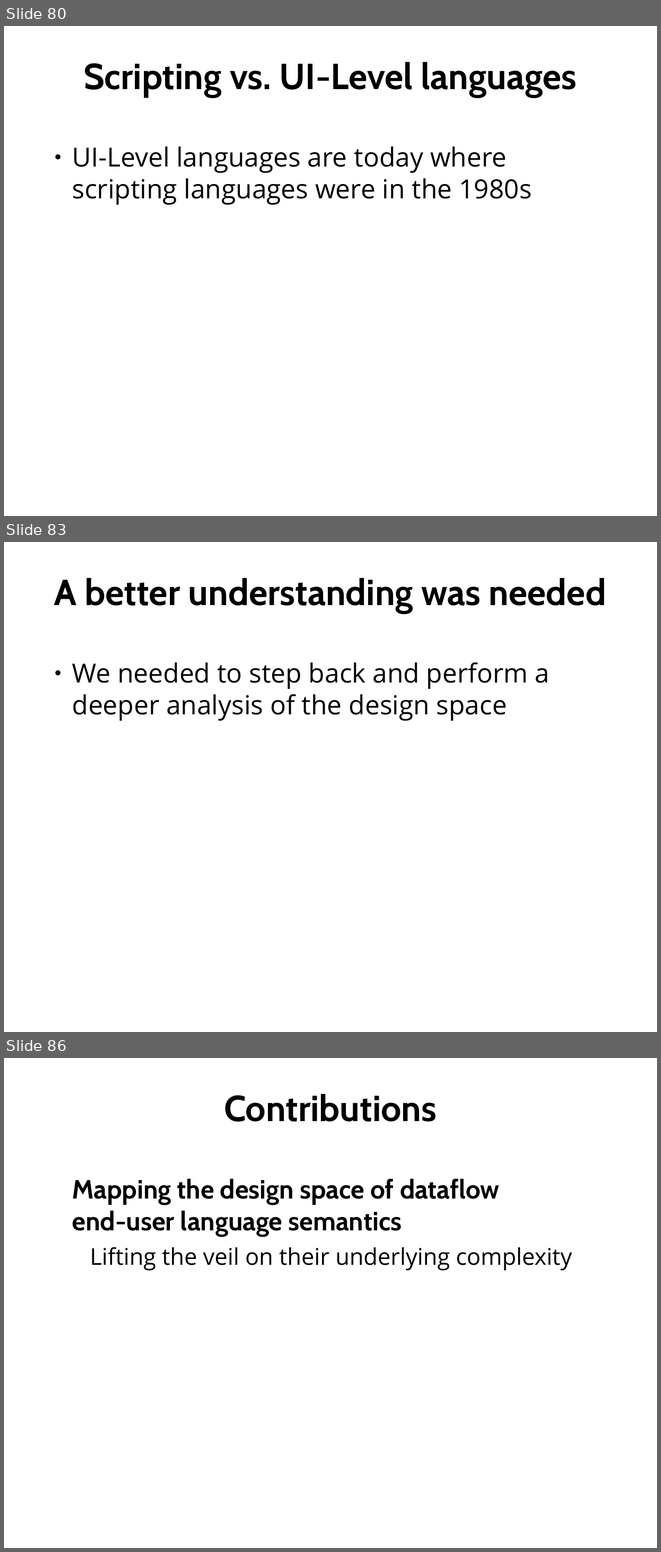
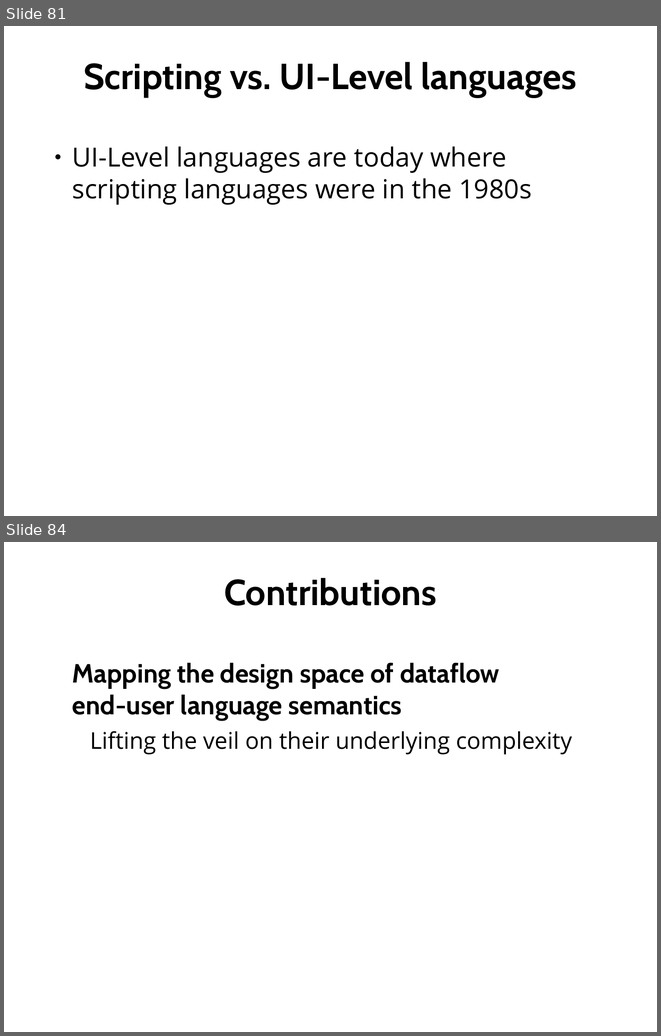
Before and after one commit to hishamhm/thesis, a slide deck: presentation/presentation_lo4_tweak.odp. Shown one above the other, each under a label of ours: slides 80, 83 and 86 before the commit, slides 81 and 84 after it; the slides between them are not shown. The pictures are 661x1552 and 661x1036 pixels, drawn with LibreOffice and Linux fonts; fonts in the diff are those of the drawing. Boxes give left, top, right and bottom in pixels: in the first picture for what was removed or moved away, otherwise in the second. Text is boxed around its words. In the diff, an @@ line names an element or a change of style, - is before the commit and + after.

```diff
--- a/presentation/presentation_lo4_tweak.odp
+++ b/presentation/presentation_lo4_tweak.odp
@@ slide 83 removed at bbox=[4, 542, 657, 1032], background #FFFFFF @@
@@ title removed at bbox=[54, 578, 606, 613] @@
-A better understanding was needed
@@ text removed at bbox=[72, 662, 550, 721] @@
-● We needed to step back and perform a deeper analysis of the design space
@@ what was slide 80 is now slide 81 @@
@@ what was slide 86 is now slide 84 @@
```
Also in this commit, not shown: 4 slides changed, 1 slide added, 2 other slides removed, 3 other files.
